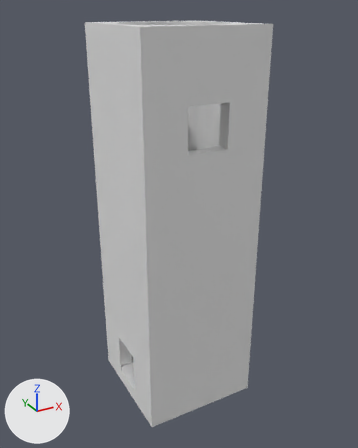
The Blender file Assets/Models/C1/Cabin/Diving_Pool.blend as it was, and as the next commit left it.
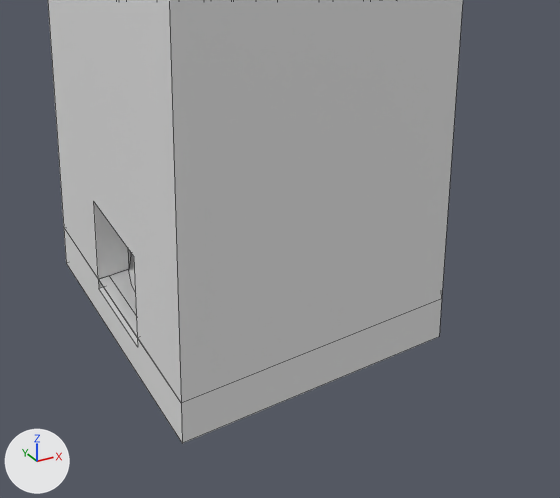
There are two pictures of each version: one whole from a camera (50 mm lens) standing at (-21.9, -40.7, 27.3) and looking at (0.4, -0.2, 7.1), one close up on the part from 23% to 82% of the width and 58% to 100% of the height. Every picture has the same lights, and +X, +Y and +Z are marked at lower left. The close-ups show mesh edges as thin lines.

Names of what the first close-up shows: 'Bottom', 'Main'.
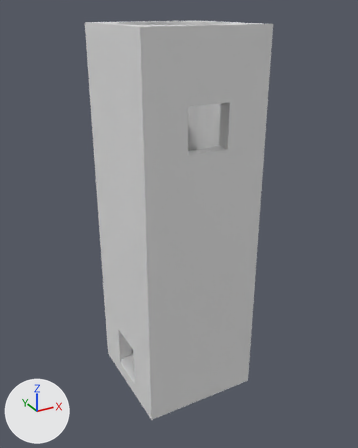
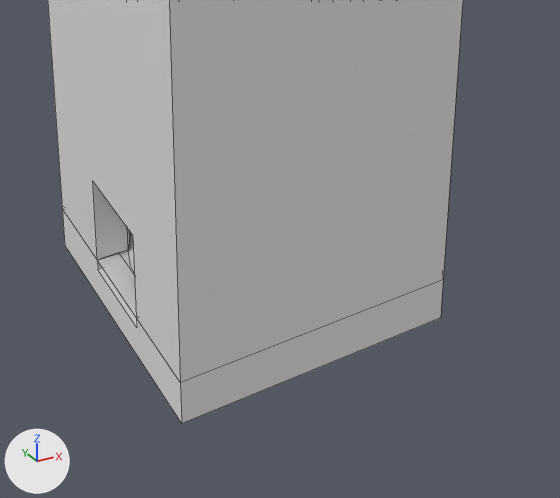
Commit message: adjust diving pool model to C1R6

ob_entrance is not drawn itself; it is used by a modifier of ob_main.
ob_entrancebottom is not drawn itself; it is used by a modifier of ob_bottom.

What the commit changed:
Object 'Main' (ob_main) moves from (0.0, 0.0, 7.0) to (0.0, 0.0, 7.5).
Object 'Main' (ob_main) is rescaled from (5.99, 5.99, 17.0) to (5.99, 5.99, 16.5).
Object 'Bottom' (ob_bottom) moves from (0.0, 0.0, -11.0) to (0.0, 0.0, -10.0).
Object 'Entrance' (ob_entrance) moves from (-5.0, 0.0, -8.0) to (-5.0, 0.0, -7.0).
Object 'EntranceBottom' (ob_entrancebottom) moves from (-6.5, 0.0, -9.5) to (-6.0, 0.0, -8.5).

Location of each change, (x1, y1, x2, y2) in pixels of the close-ups (560 x 498 px):
'Main', moved, rescaled
    before: (48, 0, 463, 403)
    after: (48, 0, 463, 383)
'Bottom', moved
    before: (64, 228, 442, 443)
    after: (62, 209, 443, 423)
